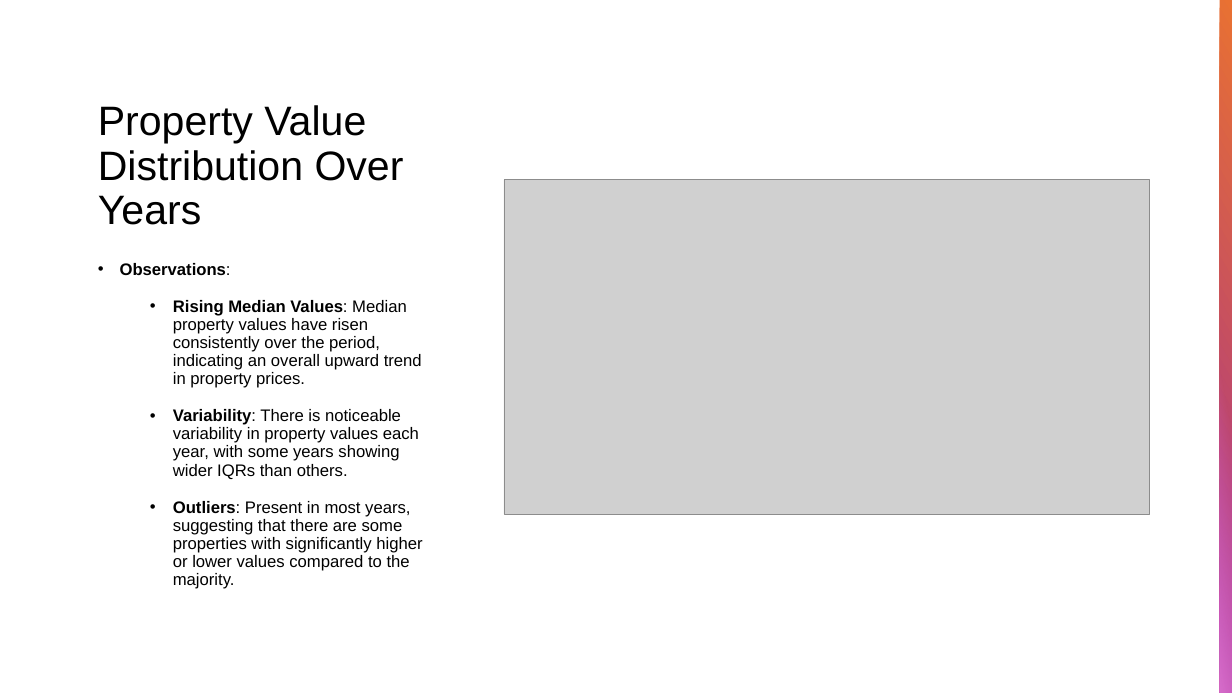
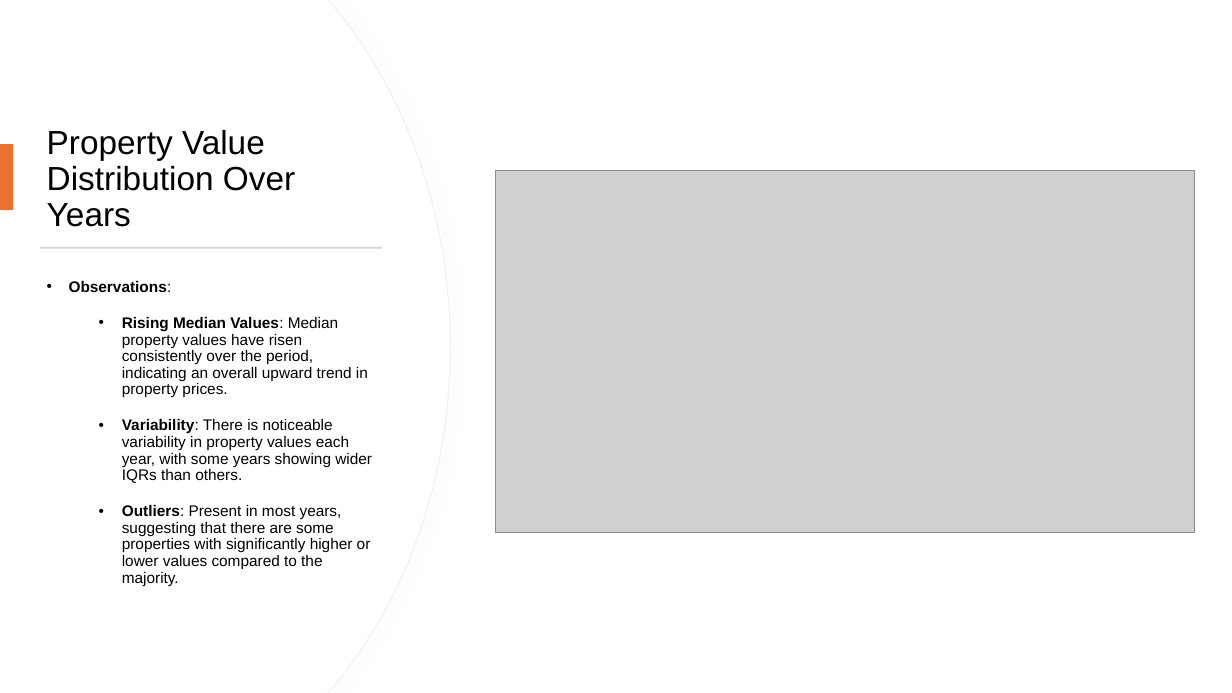
Before and after one commit to KavyaGurram2000/DS_2025_TeamE, a slide deck: slide 8 of Presentation_slides/Predicting Housing Market Trends_final.pptx. Drawn at 1232x693 pixels with LibreOffice and Linux fonts; fonts in the diff are those of the drawing; grey boxes stand for pictures. Boxes give left, top, right and bottom in pixels: in the first picture for what was removed or moved away, otherwise in the second. Text is boxed around its words. In the diff, an @@ line names an element or a change of style, - is before the commit and + after.

Commit message:
draft presentationv1

```diff
--- a/Presentation_slides/Predicting Housing Market Trends_final.pptx
+++ b/Presentation_slides/Predicting Housing Market Trends_final.pptx
@@ freeform shape added at box(0, 0, 450, 693), fill #FFFFFF, outline #EFEFEF 0.75 pt @@
@@ freeform shape added at box(0, 0, 449, 693), fill #FFFFFF @@
@@ rectangle removed at box(1220, 0, 1232, 693) @@
@@ title "Property Value Distribution Over Years": place and size @@
-title "Property Value Distribution Over Years" at box(98, 105, 404, 225)
+title "Property Value Distribution Over Years" at box(47, 129, 295, 227)
@@ title "Property Value Distribution Over Years" at box(47, 129, 295, 227): size 32 to 26 pt; vertical alignment bottom to middle @@
@@ rectangle added at box(0, 144, 13, 211), fill #E97132 @@
@@ picture: place and size @@
-picture at box(504, 180, 1150, 515)
+picture at box(495, 171, 1195, 533)
@@ rectangle added at box(40, 247, 382, 249), fill #D5D5D5 @@
@@ text "Observations:": place and size @@
-text "Observations:" at box(120, 263, 422, 589)
+text "Observations:" at box(69, 281, 372, 586)
@@ text "Observations:" at box(69, 281, 372, 586): size 13 to 12 pt @@
@@ rectangle removed at box(1220, 357, 1232, 693) @@
```
Also in this commit, not shown: 11 other slides changed, 10 slides added, 5 slides removed.
